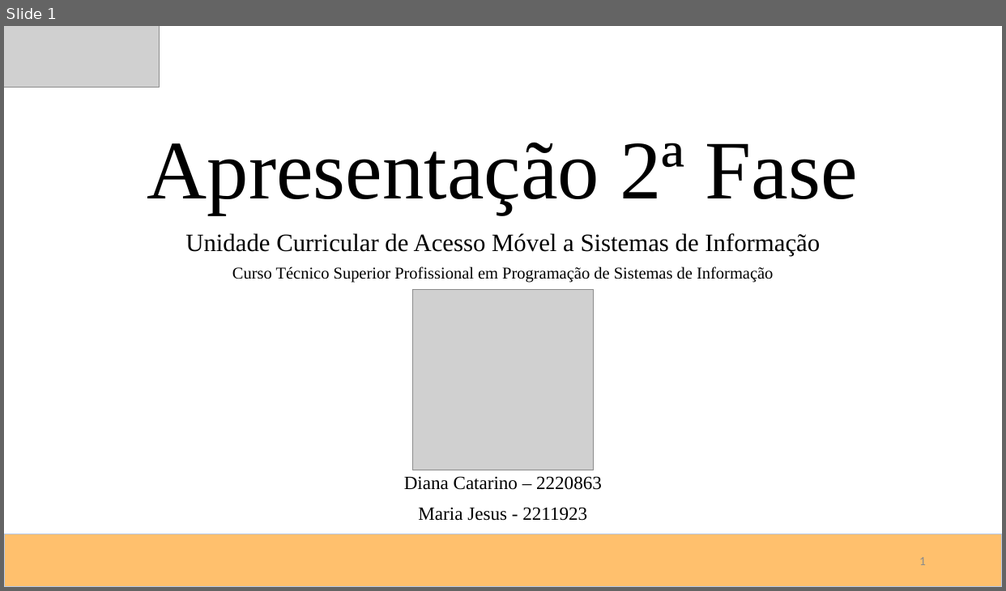
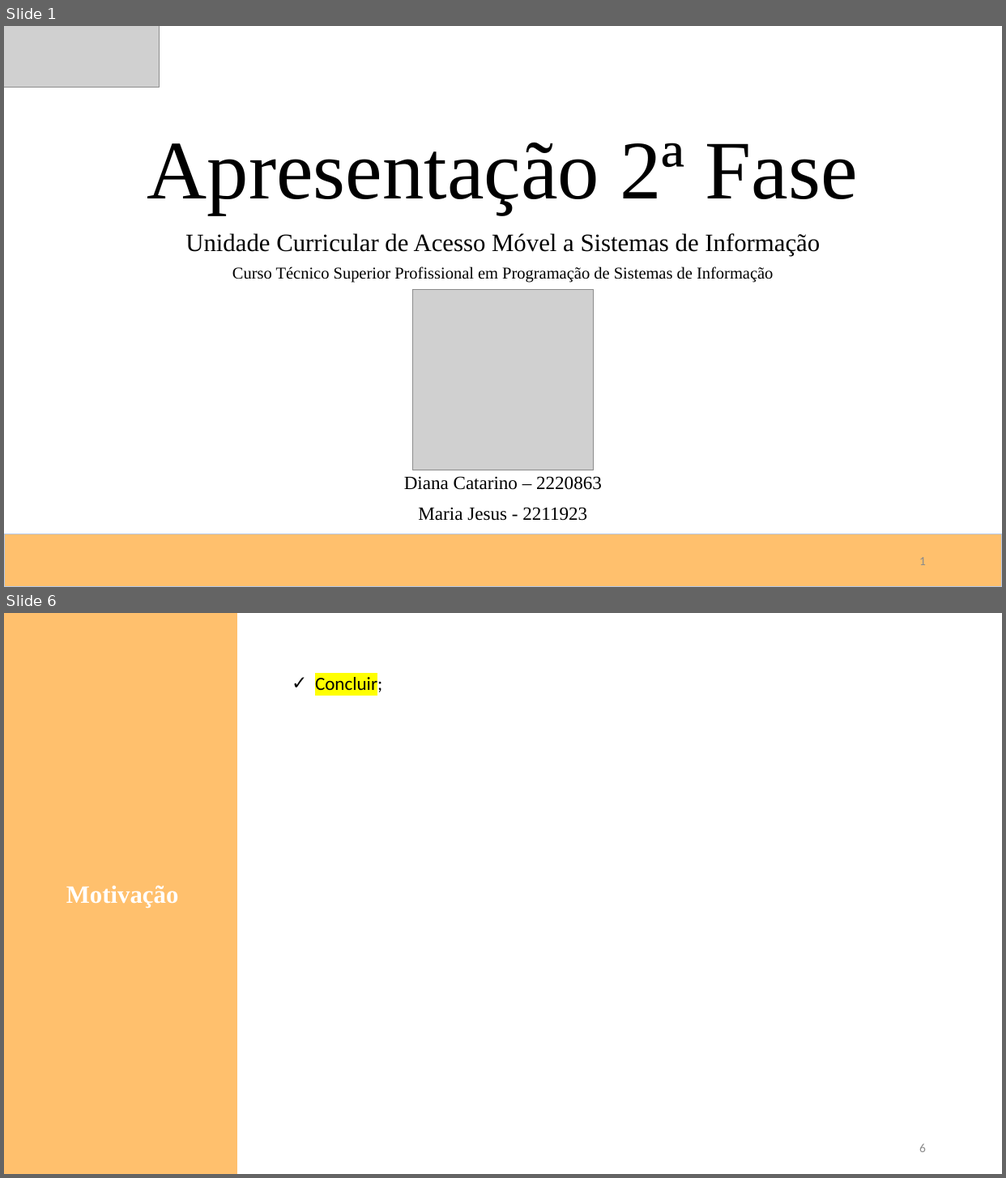
Before and after one commit to dianacatarino/PSI_AMSI_202324, a slide deck: doc/Apresentação 2ª Fase.pptx. Shown one above the other, each under a label of ours: slide 1 before the commit, slides 1 and 6 after it; the slides between them are not shown. The pictures are 1006x591 and 1006x1178 pixels, drawn with LibreOffice and Linux fonts; fonts in the diff are those of the drawing; grey boxes stand for pictures. Boxes give left, top, right and bottom in pixels: in the first picture for what was removed or moved away, otherwise in the second. Text is boxed around its words. In the diff, an @@ line names an element or a change of style, - is before the commit and + after.

```diff
--- a/doc/Apresentação 2ª Fase.pptx
+++ b/doc/Apresentação 2ª Fase.pptx
@@ slide 6 added at (x1=4, y1=613, x2=1002, y2=1174), background #FFFFFF @@
@@ rectangle added at (x1=4, y1=613, x2=236, y2=1174), fill #FFC06D, outline #FFC06D 1 pt @@
@@ text added at (x1=315, y1=675, x2=382, y2=696), 18 pt, text #000000 @@
+✓ Concluir;
@@ text added at (x1=66, y1=885, x2=179, y2=908), 24 pt, text #FFFFFF, bold @@
+Motivação
@@ page number added at (x1=919, y1=1144, x2=926, y2=1152), 12 pt, text #8C8C8C @@
+6
```
Also in this commit, not shown: 1 slide changed, 9 other slides added.
